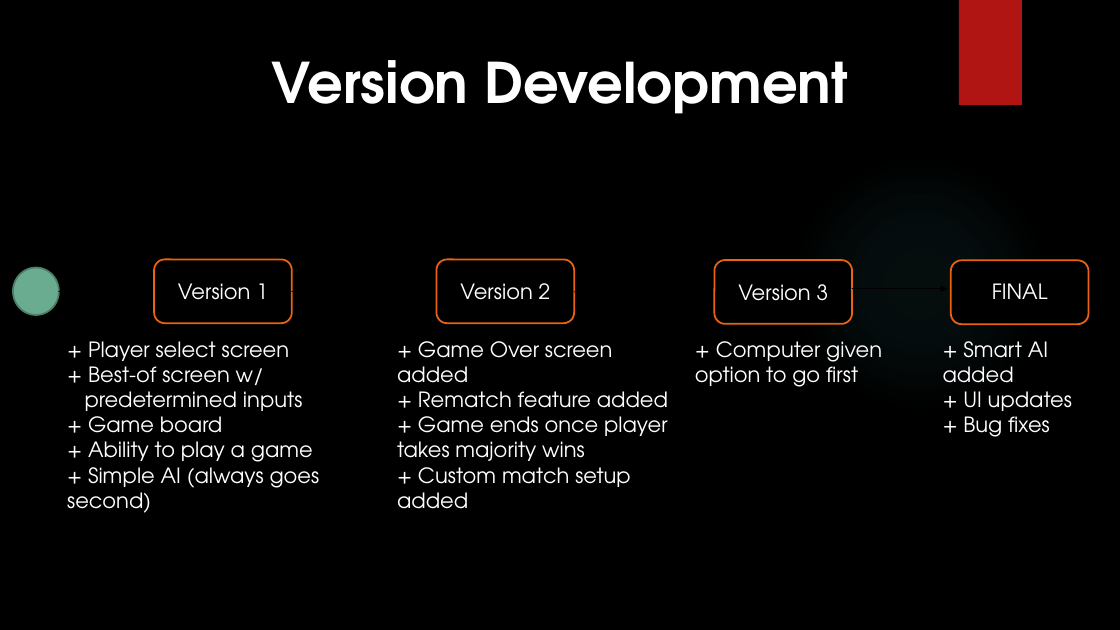
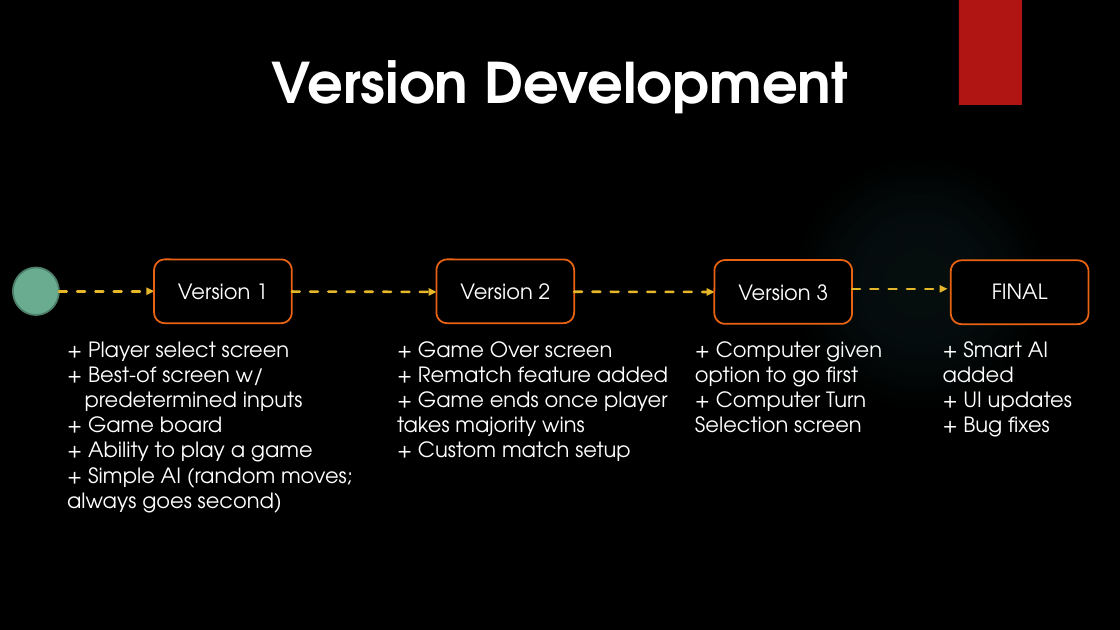
Before and after one commit to HFerencz/CIS434_Spring2019_G2, a slide deck: slide 5 of FINAL REPORT/CIS434 Project Presentation.pptx. Drawn at 1120x630 pixels with LibreOffice and Linux fonts; fonts in the diff are those of the drawing; background and template pictures are left out. Boxes give left, top, right and bottom in pixels: in the first picture for what was removed or moved away, otherwise in the second. Text is boxed around its words. In the diff, an @@ line names an element or a change of style, - is before the commit and + after.

```diff
--- a/FINAL REPORT/CIS434 Project Presentation.pptx
+++ b/FINAL REPORT/CIS434 Project Presentation.pptx
@@ arrow (59, 292) - (155, 292): stroke #000000 0.75 pt to #E6B729 2.25 pt dashed @@
@@ arrow (292, 292) - (437, 292): stroke #000000 0.75 pt to #E6B729 2.25 pt dashed @@
@@ arrow (575, 292) - (715, 292): stroke #000000 0.75 pt to #E6B729 2.25 pt dashed @@
@@ arrow (852, 289) - (948, 289): stroke #000000 0.75 pt to #E6B729 2.25 pt dashed @@
@@ text at bbox=[418, 341, 613, 367]: text changed @@
-+ Game Over screen added
++ Game Over screen
@@ text at bbox=[695, 385, 866, 433]: paragraph added @@
++ Computer Turn Selection screen
@@ text at bbox=[418, 435, 630, 461]: text changed @@
-+ Custom match setup added
++ Custom match setup
@@ text at bbox=[67, 461, 353, 513]: text changed @@
-+ Simple AI (always goes second)
++ Simple AI (random moves; always goes second)
```
Also in this commit, not shown: 3 other slides changed.
